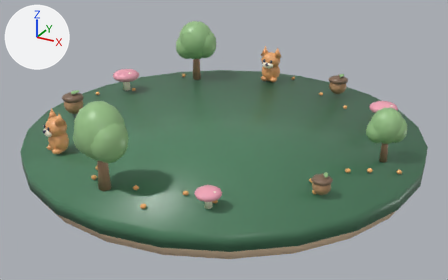
A saved change to the glTF model examples/animal-alphabet/public/models/world.glb.
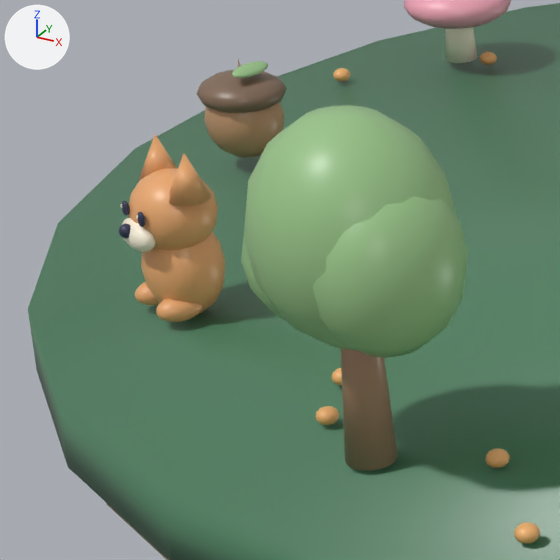
The first picture shows the older version from a 50 mm camera at (6.81, -12.38, 5.85) aimed at (0.15, -0.27, -0.21). The close-ups show the older and then the newer version on the part from 3% to 34% of the width and 27% to 76% of the height of that picture. Only the edits that show in the close-ups are written down. Every picture has the same lights, and +X, +Y and +Z are marked at upper left.

In view in the first close-up: 'Cone', 'acorn.002', 'fox.002', 'mushroom.002', 'tree.003' and 7 more.
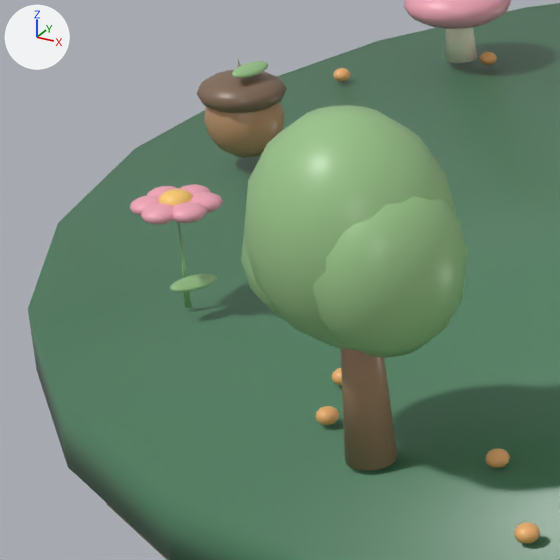
Pixel boxes (x1, y1, x2, y2) of what changed, in the close-ups (560 x 560 px):
'fox.002', deleted: before (119, 134, 225, 322)
    faces in mat_edab72 (orange #edab72): (129, 134, 225, 322)
    faces in mat_fff5df (pale yellow #fff5df): (120, 204, 156, 252)
    faces in mat_333653 (dark blue #333653): (119, 201, 145, 238)
'flower.002', added: after (130, 184, 223, 308)
    faces in mat_f4a7b9 (pink #f4a7b9): (130, 184, 223, 225)
    faces in mat_9bc58a (green #9bc58a): (170, 222, 217, 308)
    faces in mat_ffcf70 (orange #ffcf70): (159, 189, 192, 206)

The change, as a diff of the scene's bpy script:
```diff
--- a/examples/animal-alphabet/public/models/world.glb.py
+++ b/examples/animal-alphabet/public/models/world.glb.py
@@ mat_ffcf70 @@
+mat_ffcf70 = principled_material('#ffcf70')
+mat_ffcf70.base_color = (1.0, 0.624, 0.162)  # orange #ffcf70
+mat_ffcf70.roughness = 0.38
@@ me_cone_058 @@
+me_cone_058.from_pydata(...)  # 937 vertices, 1838 faces; spans x -0.34..0.34, y -0.313..0.313, z 0.0..0.95
+# faces by material slot: [270, 1344, 224]
+me_cone_058.materials.append(mat_9bc58a)  # green #9bc58a
+me_cone_058.materials.append(mat_f4a7b9)  # pink #f4a7b9
+me_cone_058.materials.append(mat_ffcf70)  # orange #ffcf70
@@ ob_fox_002 @@
-ob_fox_002 = bpy.data.objects.new('fox.002', me_sphere_254)
-ob_fox_002.location = (-2.587, -2.985, 0.0)
-ob_fox_002.rotation_euler = (0.0, 0.0, -0.397)  # degrees (0, 0, -23)
-ob_fox_002.scale = (0.729, 0.729, 0.729)
@@ ob_flower_002 @@
+ob_flower_002 = bpy.data.objects.new('flower.002', me_cone_058)
+ob_flower_002.location = (-2.587, -2.985, 0.0)
+ob_flower_002.rotation_euler = (0.0, 0.0, -0.397)  # degrees (0, 0, -23)
+ob_flower_002.scale = (0.729, 0.729, 0.729)
```
